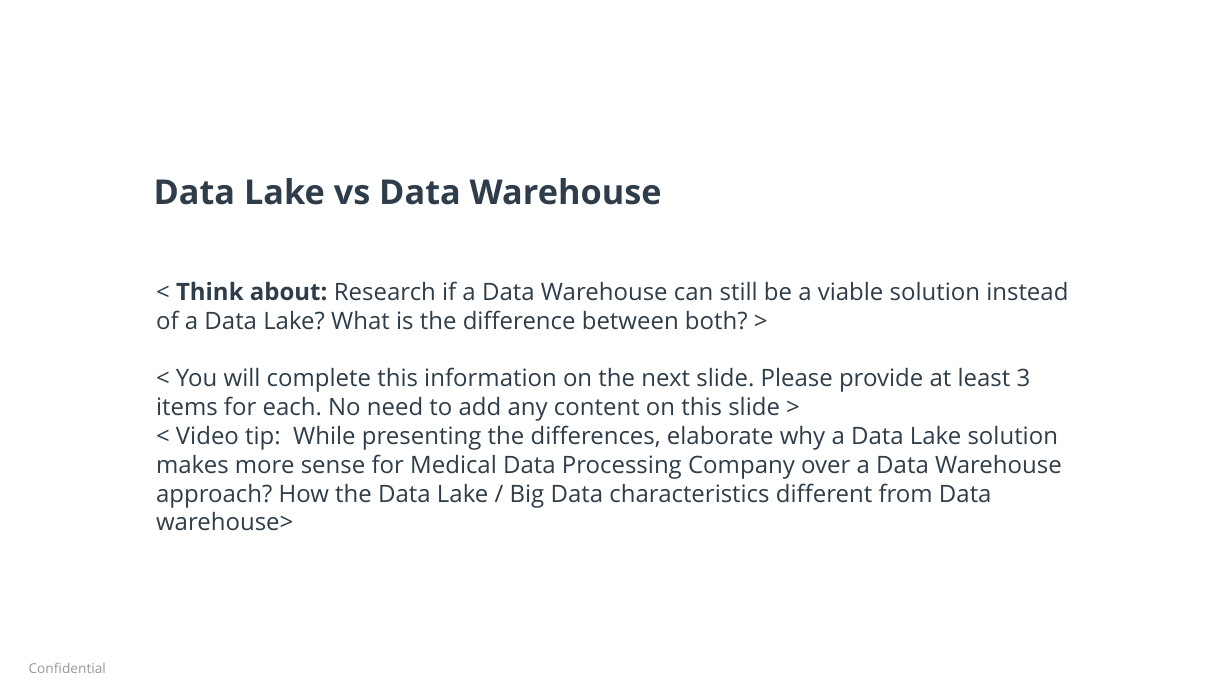
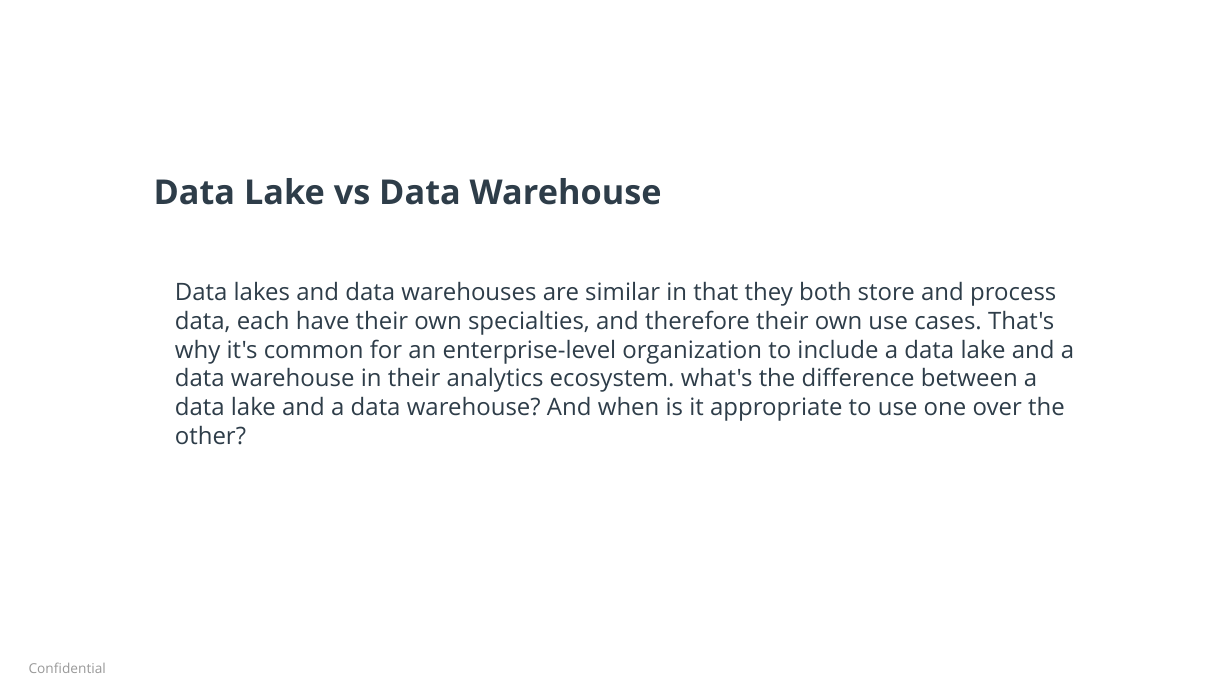
Before and after one commit to fuongcao/udacity-data-achitect, a slide deck: slide 6 of 3- Enterprise Data Lake/Datalake Executive Presentation.pptx (slide 5 before the commit). Drawn at 1232x693 pixels with LibreOffice and Linux fonts; fonts in the diff are those of the drawing; background and template pictures are left out. Boxes give left, top, right and bottom in pixels: in the first picture for what was removed or moved away, otherwise in the second. Text is boxed around its words. In the diff, an @@ line names an element or a change of style, - is before the commit and + after.

```diff
--- a/3- Enterprise Data Lake/Datalake Executive Presentation.pptx
+++ b/3- Enterprise Data Lake/Datalake Executive Presentation.pptx
@@ text at [175,281,1074,445]: text changed @@
-< Think about: Research if a Data Warehouse can still be a viable solution instead of a Data Lake? What is the difference between both? >
-< You will complete this information on the next slide. Please provide at least 3 items for each. No need to add any content on this slide >
-< Video tip: While presenting the differences, elaborate why a Data Lake solution makes more sense for Medical Data Processing Company over a Data Warehouse approach? How the Data Lake / Big Data characteristics different from Data warehouse>
+Data lakes and data warehouses are similar in that they both store and process data, each have their own specialties, and therefore their own use cases. That's why it's common for an enterprise-level organization to include a data lake and a data warehouse in their analytics ecosystem. what's the difference between a data lake and a data warehouse? And when is it appropriate to use one over the other?
```
Also in this commit, not shown: 2 other slides changed, 2 slides added, 1 slide removed, 3 other files.
